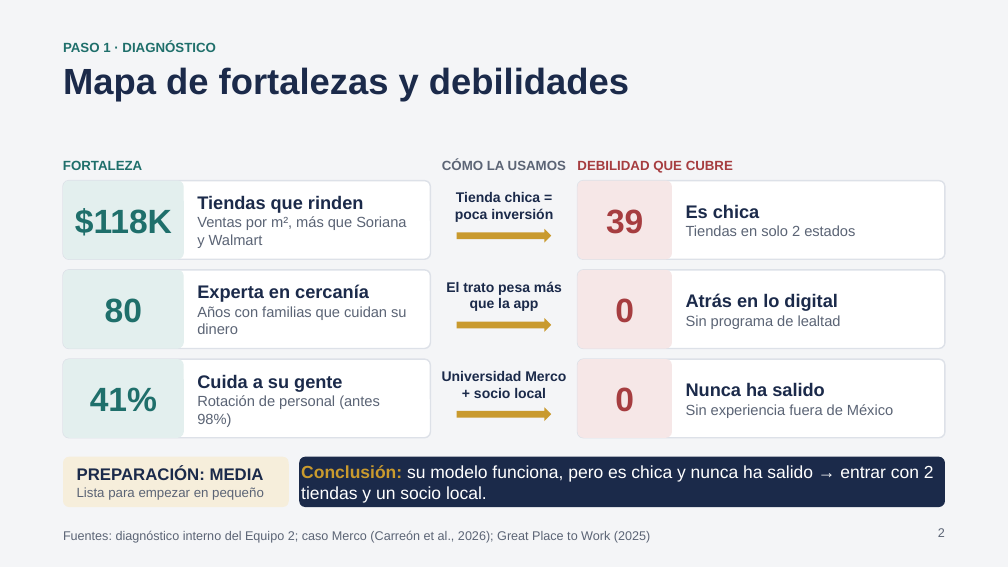
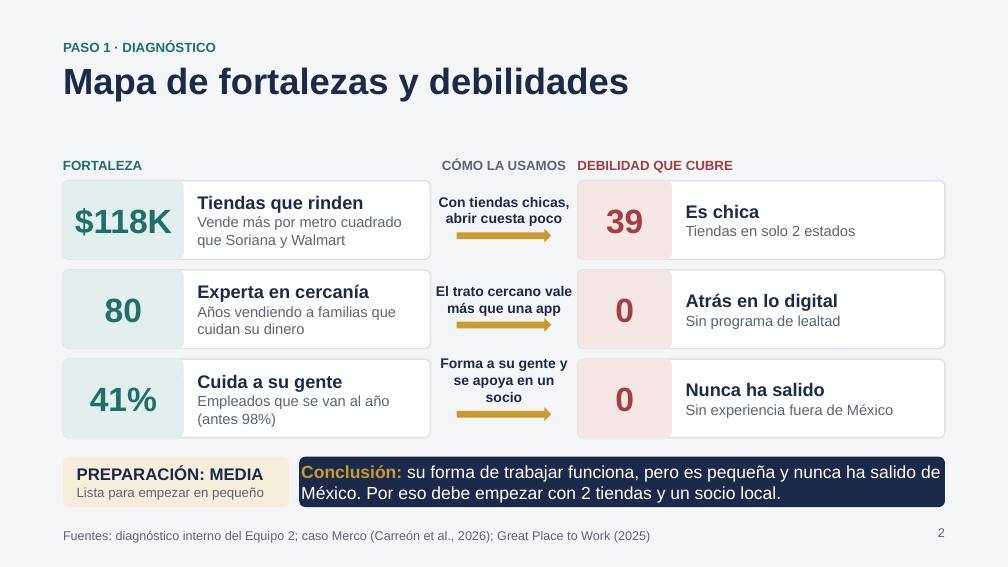
Before and after one commit to samueldejuan/samuel, a slide deck: slide 2 of presentacion/Pitch_Merco_Guatemala.pptx. Drawn at 1008x567 pixels with LibreOffice and Linux fonts; fonts in the diff are those of the drawing. Boxes give left, top, right and bottom in pixels: in the first picture for what was removed or moved away, otherwise in the second. Text is boxed around its words. In the diff, an @@ line names an element or a change of style, - is before the commit and + after.

```diff
--- a/presentacion/Pitch_Merco_Guatemala.pptx
+++ b/presentacion/Pitch_Merco_Guatemala.pptx
@@ text at [439, 197, 569, 226]: text changed @@
-Tienda chica = poca inversión
+Con tiendas chicas, abrir cuesta poco
@@ text at [197, 216, 402, 248]: text changed @@
-Ventas por m², más que Soriana y Walmart
+Vende más por metro cuadrado que Soriana y Walmart
@@ text at [436, 286, 572, 316]: text changed @@
-El trato pesa más que la app
+El trato cercano vale más que una app
@@ text at [197, 306, 396, 334]: text changed @@
-Años con familias que cuidan su dinero
+Años vendiendo a familias que cuidan su dinero
@@ text at [440, 358, 568, 402]: text changed @@
-Universidad Merco + socio local
+Forma a su gente y se apoya en un socio
@@ text at [197, 395, 389, 427]: text changed @@
-Rotación de personal (antes 98%)
+Empleados que se van al año (antes 98%)
@@ text in rounded rectangle at [301, 465, 940, 503]: text changed @@
-Conclusión: su modelo funciona, pero es chica y nunca ha salido → entrar con 2 tiendas y un socio local.
+Conclusión: su forma de trabajar funciona, pero es pequeña y nunca ha salido de México. Por eso debe empezar con 2 tiendas y un socio local.
```
Also in this commit, not shown: 6 other slides changed, 4 other files.
